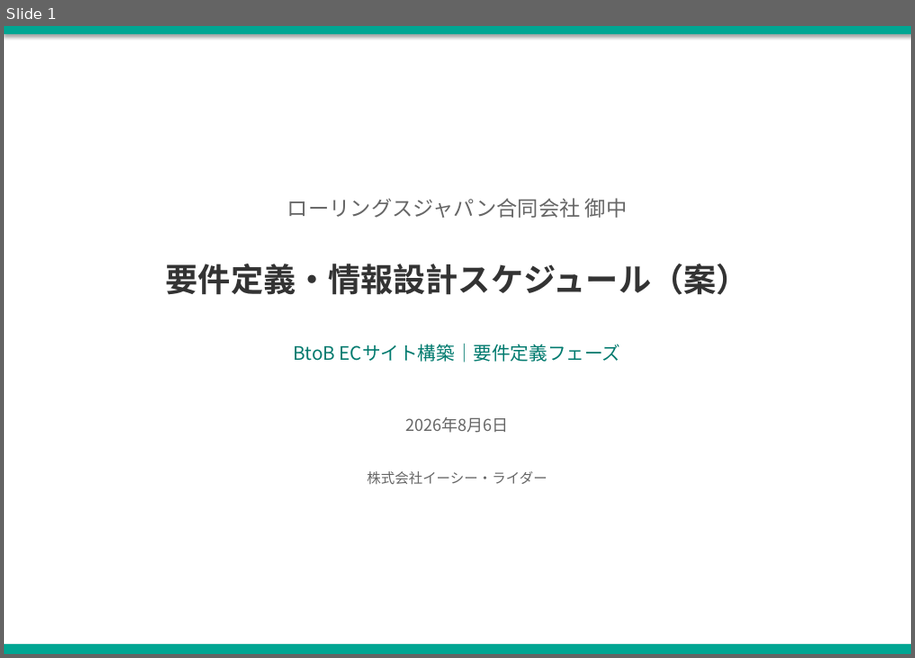
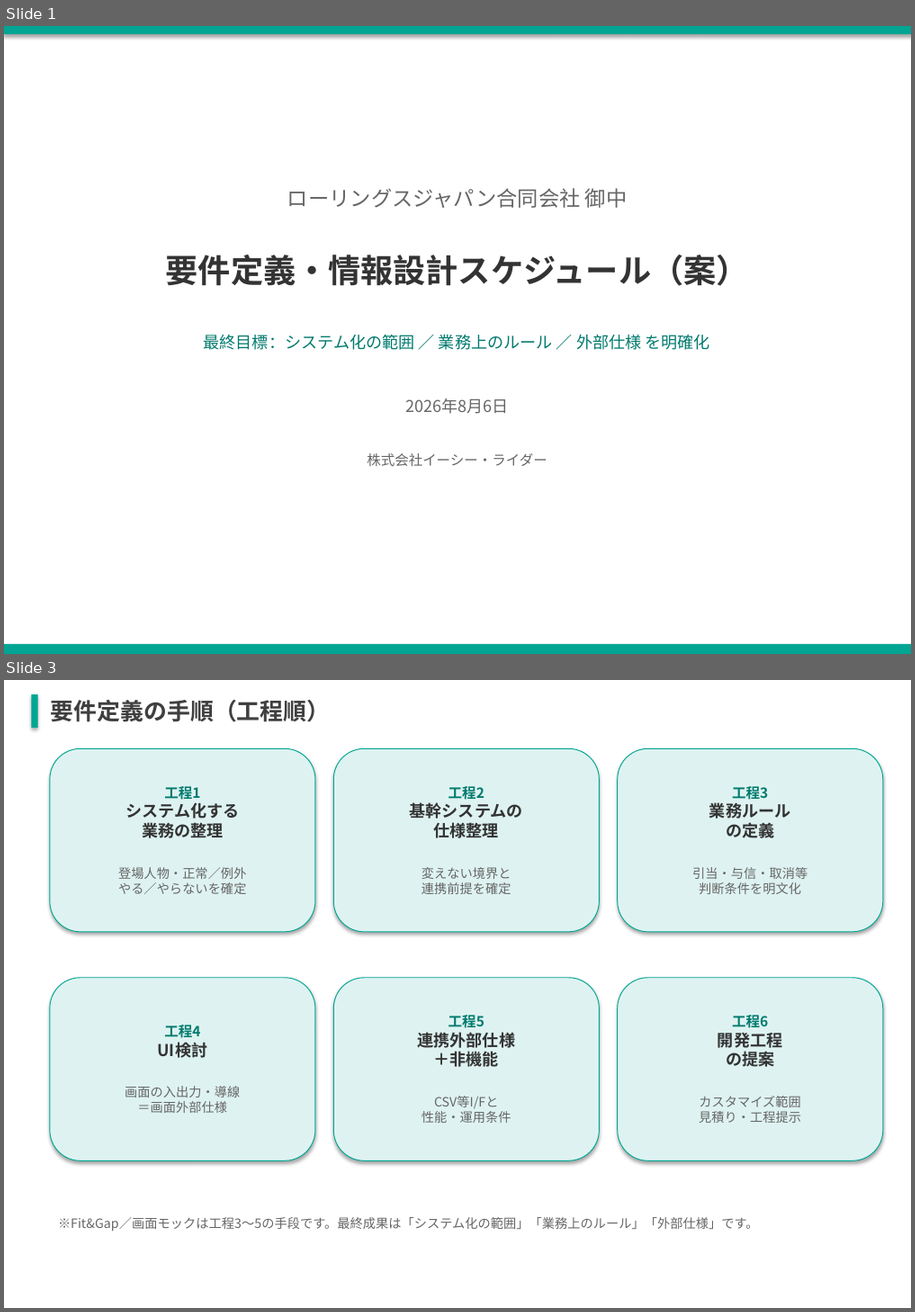
Before and after one commit to kozonoflight/git_tutorial, a slide deck: 要件定義WBS案_20260806.pptx. Shown one above the other, each under a label of ours: slide 1 before the commit, slides 1 and 3 after it; the slides between them are not shown. The pictures are 915x658 and 915x1312 pixels, drawn with LibreOffice and Linux fonts; fonts in the diff are those of the drawing. Boxes give left, top, right and bottom in pixels: in the first picture for what was removed or moved away, otherwise in the second. Text is boxed around its words. In the diff, an @@ line names an element or a change of style, - is before the commit and + after.

```diff
--- a/要件定義WBS案_20260806.pptx
+++ b/要件定義WBS案_20260806.pptx
@@ slide 3 added at <box>4,680,911,1308</box>, background #FFFFFF @@
@@ rectangle added at <box>32,694,38,727</box>, fill #00A693 @@
@@ text added at <box>51,700,331,722</box>, 20 pt, text #3F3F3F, bold @@
+要件定義の手順（工程順）
@@ rounded rectangle added at <box>50,748,315,932</box>, fill #DEF3F1, outline #00A693 0.75 pt, 11 pt, text #666666 @@
+工程1
+システム化する
+業務の整理
+登場人物・正常／例外
+やる／やらないを確定
@@ rounded rectangle added at <box>334,748,600,932</box>, fill #DEF3F1, outline #00A693 0.75 pt, 11 pt, text #666666, bold @@
+工程2
+基幹システムの
+仕様整理
+変えない境界と
+連携前提を確定
@@ rounded rectangle added at <box>618,748,883,932</box>, fill #DEF3F1, outline #00A693 0.75 pt, 11 pt, text #666666 @@
+工程3
+業務ルール
+の定義
+引当・与信・取消等
+判断条件を明文化
@@ rounded rectangle added at <box>50,977,315,1161</box>, fill #DEF3F1, outline #00A693 0.75 pt, 11 pt, text #666666 @@
+工程4
+UI検討
+画面の入出力・導線
+＝画面外部仕様
@@ rounded rectangle added at <box>334,977,600,1161</box>, fill #DEF3F1, outline #00A693 0.75 pt, 11 pt, text #666666 @@
+工程5
+連携外部仕様
+＋非機能
+CSV等I/Fと
+性能・運用条件
@@ rounded rectangle added at <box>618,977,883,1161</box>, fill #DEF3F1, outline #00A693 0.75 pt, 11 pt, text #666666 @@
+工程6
+開発工程
+の提案
+カスタマイズ範囲
+見積り・工程提示
@@ text added at <box>58,1217,759,1231</box>, 11 pt, text #666666 @@
+※Fit&Gap／画面モックは工程3〜5の手段です。最終成果は「システム化の範囲」「業務上のルール」「外部仕様」です。
@@ slide 1 changed as well @@
@@ text "ローリングスジャパン合同会社 御中": place and size @@
-text "ローリングスジャパン合同会社 御中" at <box>288,198,628,218</box>
+text "ローリングスジャパン合同会社 御中" at <box>288,188,628,208</box>
@@ text "要件定義・情報設計スケジュール（案）": place and size @@
-text "要件定義・情報設計スケジュール（案）" at <box>166,264,749,295</box>
+text "要件定義・情報設計スケジュール（案）" at <box>166,255,749,286</box>
@@ text at <box>204,334,710,350</box>: text changed; size 16 to 14 pt @@
-BtoB ECサイト構築｜要件定義フェーズ
+最終目標：システム化の範囲 ／ 業務上のルール ／ 外部仕様 を明確化
@@ text "2026年8月6日": place and size @@
-text "2026年8月6日" at <box>405,418,509,433</box>
+text "2026年8月6日" at <box>405,399,509,414</box>
@@ text "株式会社イーシー・ライダー": place and size @@
-text "株式会社イーシー・ライダー" at <box>367,472,547,484</box>
+text "株式会社イーシー・ライダー" at <box>367,454,547,466</box>
```
Also in this commit, not shown: 2 other slides changed, 2 other slides added, 2 slides removed.
